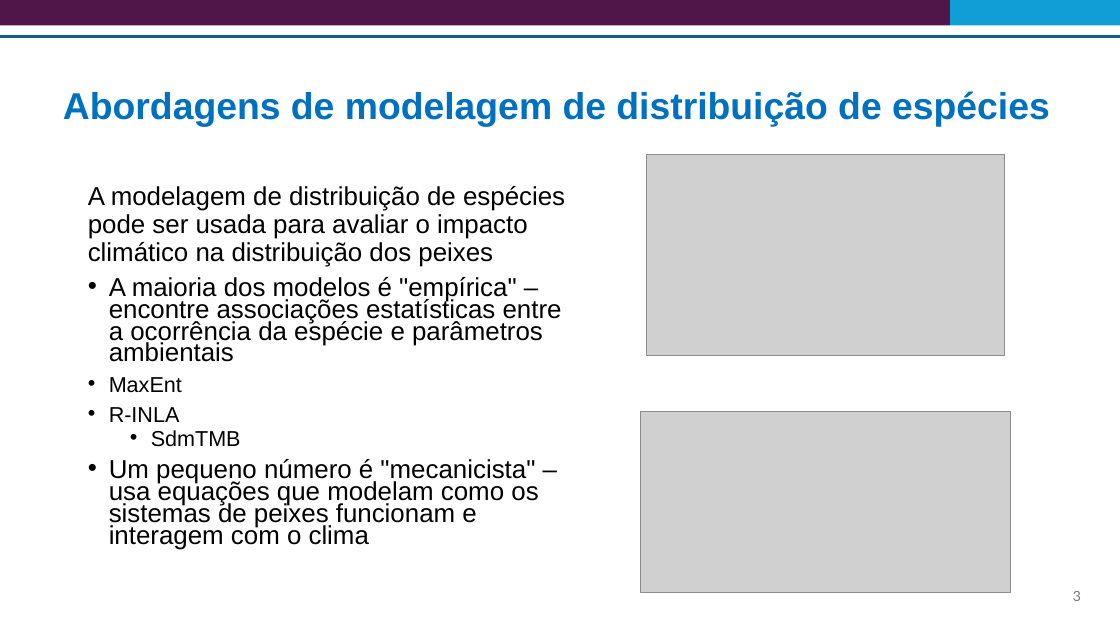
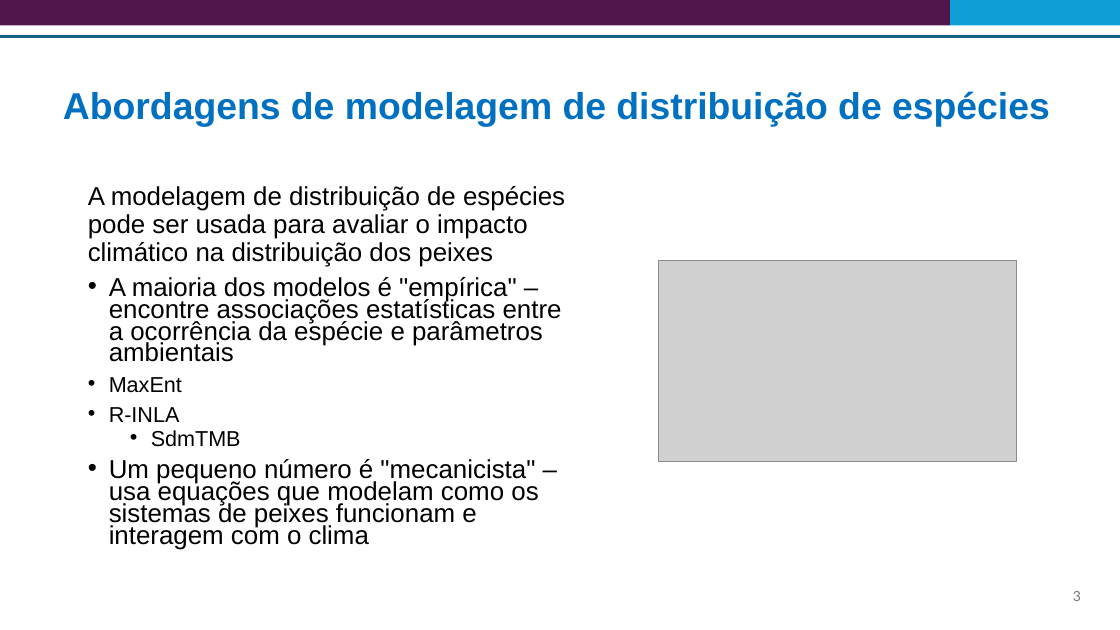
Before and after one commit to Risk-Team/trainings, a slide deck: slide 3 of STP/presentations/Session_3/SDM_technical_training_port.pptx. Drawn at 1120x630 pixels with LibreOffice and Linux fonts; fonts in the diff are those of the drawing; grey boxes stand for pictures. Boxes give left, top, right and bottom in pixels: in the first picture for what was removed or moved away, otherwise in the second. Text is boxed around its words. In the diff, an @@ line names an element or a change of style, - is before the commit and + after.

```diff
--- a/STP/presentations/Session_3/SDM_technical_training_port.pptx
+++ b/STP/presentations/Session_3/SDM_technical_training_port.pptx
@@ picture: place and size @@
-picture at [647, 155, 1005, 356]
+picture at [659, 260, 1017, 462]
@@ picture removed at [641, 412, 1012, 592] @@
```
Also in this commit, not shown: 2 other slides changed, 2 other files.
